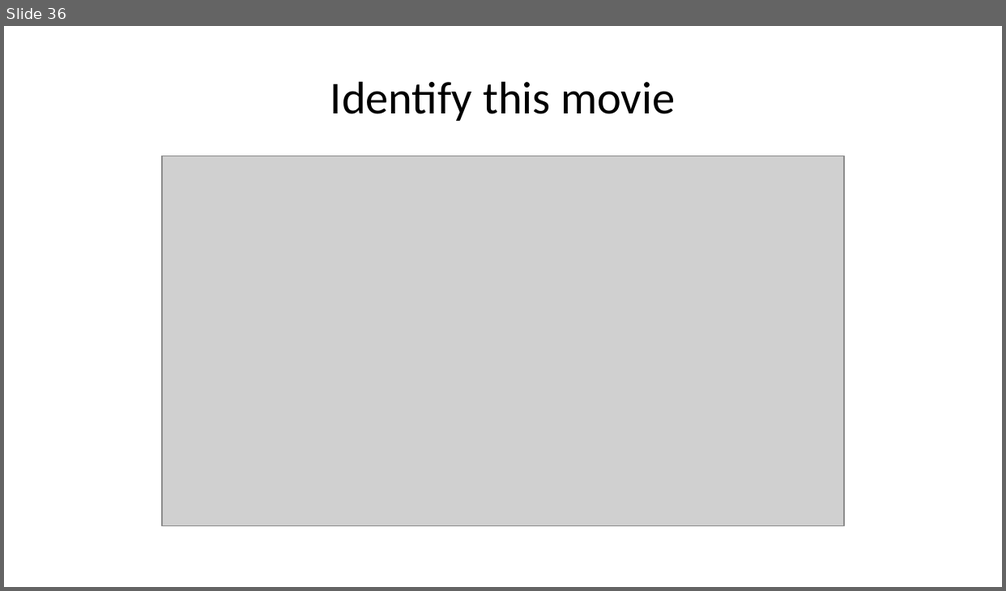
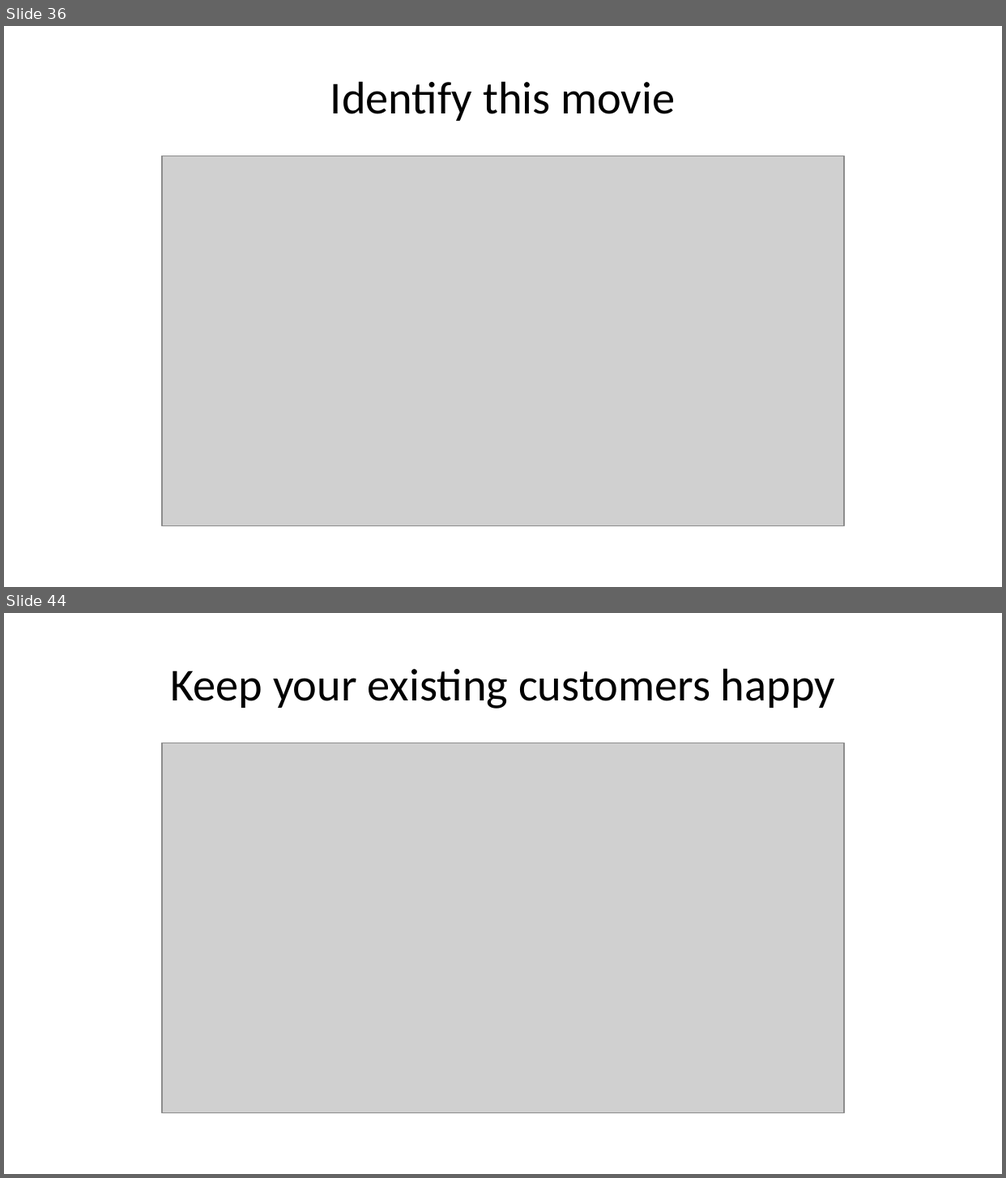
Before and after one commit to pmean/talks, a slide deck: finding-customers/2024-05.pptx. Shown one above the other, each under a label of ours: slide 36 before the commit, slides 36 and 44 after it; the slides between them are not shown. The pictures are 1006x591 and 1006x1178 pixels, drawn with LibreOffice and Linux fonts; fonts in the diff are those of the drawing; grey boxes stand for pictures. Boxes give left, top, right and bottom in pixels: in the first picture for what was removed or moved away, otherwise in the second. Text is boxed around its words. In the diff, an @@ line names an element or a change of style, - is before the commit and + after.

Commit message:
Apply same finding-customers fix to Powerpoint

```diff
--- a/finding-customers/2024-05.pptx
+++ b/finding-customers/2024-05.pptx
@@ slide 44 added at (4, 613, 1002, 1174), background #FFFFFF @@
@@ title added at (170, 668, 835, 709), 33 pt, text #000000 @@
+Keep your existing customers happy
@@ picture added at (162, 743, 843, 1114) @@
```
Also in this commit, not shown: 7 slides changed, 5 other slides added, 1 other file.
